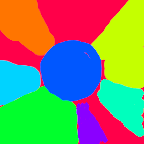
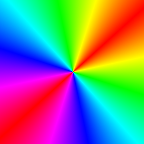
Layers edited between the first and the second 144 x 144 image:
painted on "Layer" over [0, 0, 144, 144]
